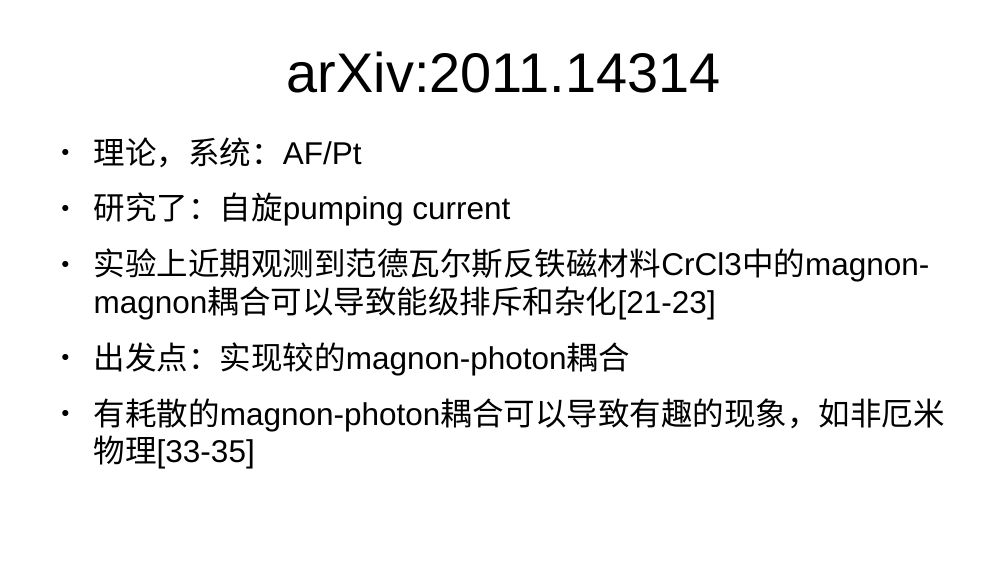
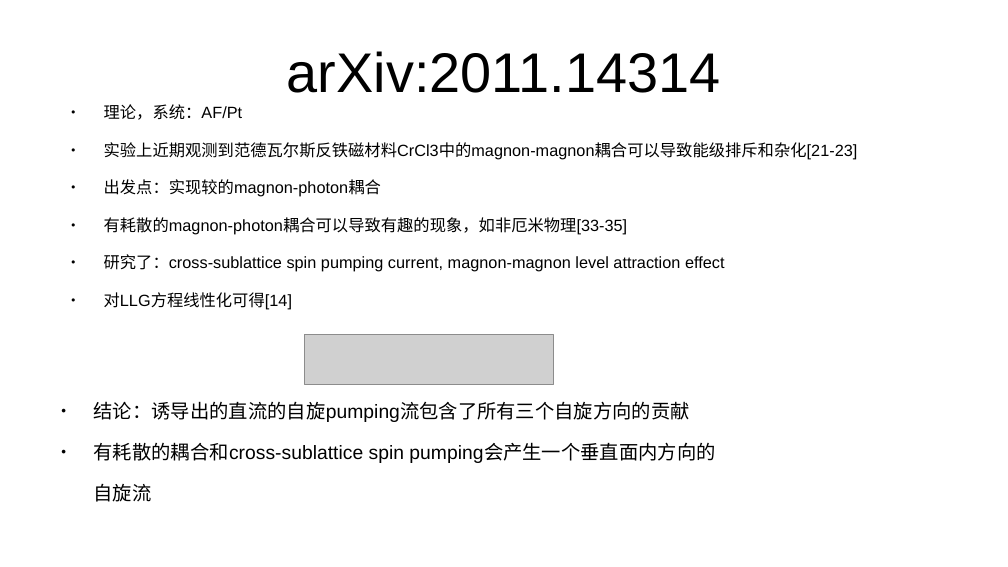
Before and after one commit to GoldenRaven/reference_reading, a slide deck: slide 6 of magnon.odp. Drawn at 1008x567 pixels with LibreOffice and Linux fonts; fonts in the diff are those of the drawing; grey boxes stand for pictures. Boxes give left, top, right and bottom in pixels: in the first picture for what was removed or moved away, otherwise in the second. Text is boxed around its words. In the diff, an @@ line names an element or a change of style, - is before the commit and + after.

```diff
--- a/magnon.odp
+++ b/magnon.odp
@@ text "理论，系统：AF/Pt": place and size @@
-text "理论，系统：AF/Pt" at bbox=[94, 137, 945, 469]
+text "理论，系统：AF/Pt" at bbox=[104, 104, 858, 310]
@@ text at bbox=[104, 104, 858, 235]: size 24.8 to 12.8 pt in "理论，系统：AF/Pt", "实验上近期观测到范德瓦尔斯反铁磁材料CrCl3中的magnon-magnon耦合可以导致能级排斥和杂化[21-23]", "出发点：实现较的magnon-photon耦合", "有耗散的magnon-photon耦合可以导致有趣的现象，如非厄米物理[33-35]" @@
@@ text at bbox=[94, 192, 510, 226]: paragraph removed @@
-● 研究了：自旋pumping current
@@ text at bbox=[104, 254, 725, 310]: paragraphs added @@
+● 研究了：cross-sublattice spin pumping current, magnon-magnon level attraction effect
+● 对LLG方程线性化可得[14]
@@ picture added at bbox=[305, 335, 553, 385] @@
@@ text added at bbox=[94, 401, 715, 502], 15.2 pt, text #000000 @@
+● 结论：诱导出的直流的自旋pumping流包含了所有三个自旋方向的贡献
+● 有耗散的耦合和cross-sublattice spin pumping会产生一个垂直面内方向的
+自旋流
```
Also in this commit, not shown: 3 slides added.
